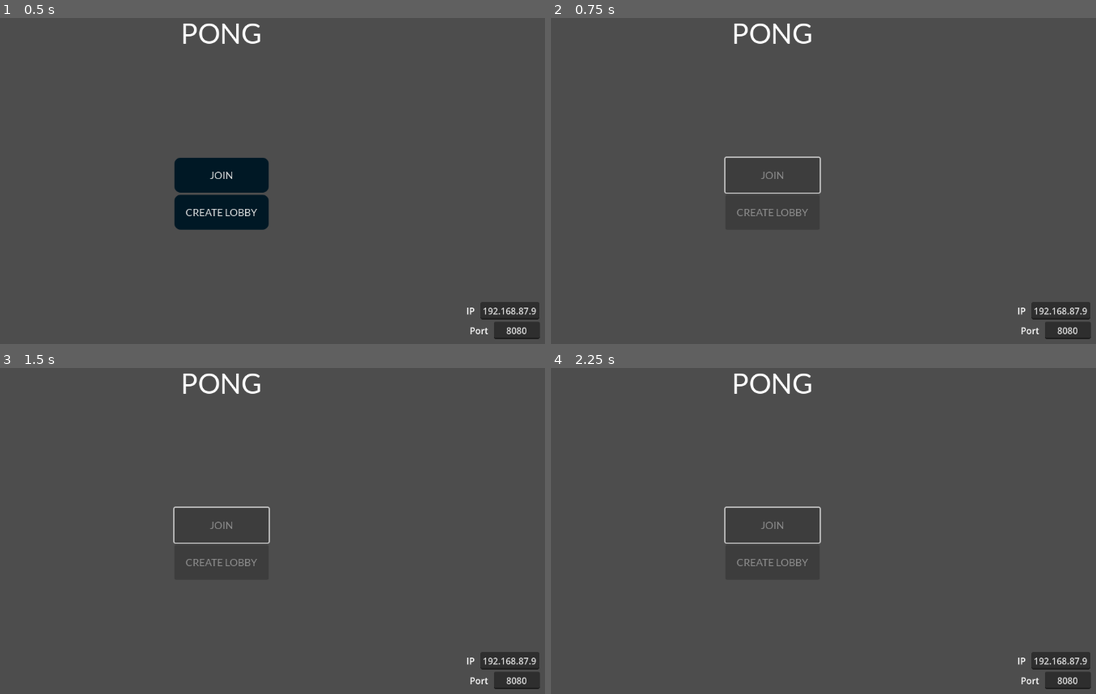
Above: before the commit, frames 1-4 (two rows, left to right).
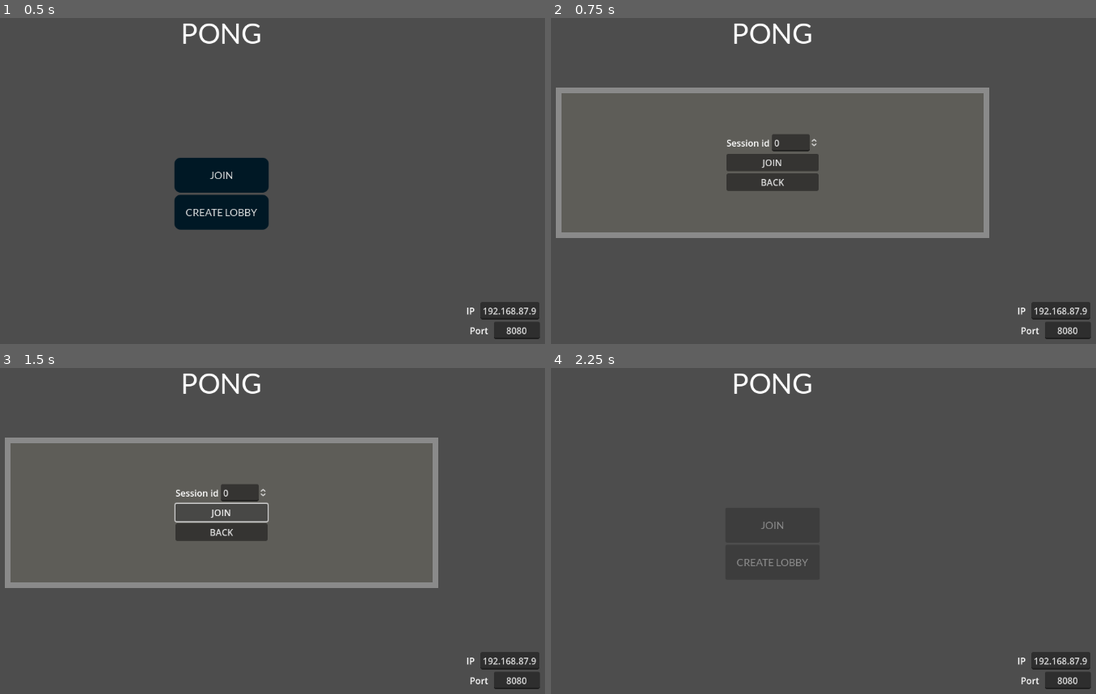
Above: after the commit, the same moments.

Repository: jegor377/pong
Game: Godot game, scene res://menu.tscn
The game is run twice, just before and just after one commit, with the same random seed, the same clock (stepped at 60 frames per second) and the same inputs.
Inputs (mouse positions are in pixels of both pictures, inside the frame that each line leads up to):
- Up to frame 1 (0.5 s): no input
- Up to frame 2 (0.75 s): click "JOIN" at 0.5 s
- Up to frame 3 (1.5 s): click (223, 511) at 1.25 s, where only the run after the commit has a clickable "JOIN"
- Up to frame 4 (2.25 s): click (774, 531) at 2 s, where only the run after the commit has a clickable "BACK"

Frame 1 is identical in both runs. In frame 2, 6.5% of the frame differs, in the area x 0-81%, y 21-68%; in frame 3, 6.5%; in frame 4, 0.2%.

Commit message:
Add new networking commands related to session. Implement error messages and joining to session.

Diff:
--- a/menu.gd
+++ b/menu.gd
@@ -14,12 +14,16 @@
 	Networking.connect("connected", _on_connected)
 	Networking.connect("not_connected", _on_not_connected)
 	Networking.connect("assigned_to_session", _on_assigned_to_session)
+	Networking.connect("could_not_create_session", _on_could_not_create_session)
+	Networking.connect("could_not_assign_to_session", _on_could_not_assign_to_session)
 
 
 func _on_connect_pressed():
-	set_btns_disabled(true)
 	action = "join"
-	Networking.connect_to_server()
+	if not Networking.is_connected_to_server():
+		set_btns_disabled(true)
+		Networking.connect_to_server()
+	%JoinMenu.visible = true
 
 
 func _on_host_pressed():
@@ -62,3 +66,22 @@
 
 func _on_assigned_to_session() -> void:
 	get_tree().change_scene_to_packed(lobby_scene)
+
+func _on_could_not_create_session() -> void:
+	%ErrorMsg.text = "Could not create session"
+	%Errors.visible = true
+
+func _on_back_btn_pressed():
+	%JoinMenu.visible = false
+
+func _on_join_btn_pressed():
+	print("Connecting to session with id: ", %SessionId.value)
+	Networking.join_session(%SessionId.value)
+
+func _on_could_not_assign_to_session(session_id: int) -> void:
+	%ErrorMsg.text = "Could not assign to session with id: " + str(session_id)
+	%Errors.visible = true
+
+
+func _on_close_error_msg_pressed():
+	%Errors.visible = false
--- a/menu.tscn
+++ b/menu.tscn
@@ -19,8 +19,9 @@
 script = ExtResource("1_ljfwh")
 lobby_scene = ExtResource("2_srbdk")
 
-[node name="VBoxContainer" type="VBoxContainer" parent="."]
-layout_mode = 1
+[node name="Menu" type="CanvasLayer" parent="."]
+
+[node name="VBoxContainer" type="VBoxContainer" parent="Menu"]
 anchors_preset = 15
 anchor_right = 1.0
 anchor_bottom = 1.0
@@ -29,51 +30,51 @@
 theme_override_constants/separation = 100
 alignment = 1
 
-[node name="Label" type="Label" parent="VBoxContainer"]
+[node name="Label" type="Label" parent="Menu/VBoxContainer"]
 layout_mode = 2
 size_flags_vertical = 6
 text = "PONG"
 label_settings = SubResource("LabelSettings_eewyh")
 horizontal_alignment = 1
 
-[node name="CenterContainer" type="CenterContainer" parent="VBoxContainer"]
+[node name="CenterContainer" type="CenterContainer" parent="Menu/VBoxContainer"]
 layout_mode = 2
 size_flags_vertical = 3
 
-[node name="VBoxContainer" type="VBoxContainer" parent="VBoxContainer/CenterContainer"]
-layout_mode = 2
-
-[node name="Join" type="Button" parent="VBoxContainer/CenterContainer/VBoxContainer"]
+[node name="VBoxContainer" type="VBoxContainer" parent="Menu/VBoxContainer/CenterContainer"]
+layout_mode = 2
+
+[node name="Join" type="Button" parent="Menu/VBoxContainer/CenterContainer/VBoxContainer"]
 unique_name_in_owner = true
 layout_mode = 2
 theme = ExtResource("1_etwdu")
 text = "JOIN"
 
-[node name="Host" type="Button" parent="VBoxContainer/CenterContainer/VBoxContainer"]
+[node name="Host" type="Button" parent="Menu/VBoxContainer/CenterContainer/VBoxContainer"]
 unique_name_in_owner = true
 layout_mode = 2
 theme = ExtResource("1_etwdu")
 text = "CREATE LOBBY"
 
-[node name="MarginContainer" type="MarginContainer" parent="VBoxContainer"]
+[node name="MarginContainer" type="MarginContainer" parent="Menu/VBoxContainer"]
 layout_mode = 2
 theme_override_constants/margin_right = 10
 theme_override_constants/margin_bottom = 10
 
-[node name="VBoxContainer" type="VBoxContainer" parent="VBoxContainer/MarginContainer"]
-layout_mode = 2
-
-[node name="HBoxContainer" type="HBoxContainer" parent="VBoxContainer/MarginContainer/VBoxContainer"]
+[node name="VBoxContainer" type="VBoxContainer" parent="Menu/VBoxContainer/MarginContainer"]
+layout_mode = 2
+
+[node name="HBoxContainer" type="HBoxContainer" parent="Menu/VBoxContainer/MarginContainer/VBoxContainer"]
 layout_mode = 2
 size_flags_vertical = 10
 theme_override_constants/separation = 10
 alignment = 2
 
-[node name="Label" type="Label" parent="VBoxContainer/MarginContainer/VBoxContainer/HBoxContainer"]
+[node name="Label" type="Label" parent="Menu/VBoxContainer/MarginContainer/VBoxContainer/HBoxContainer"]
 layout_mode = 2
 text = "IP"
 
-[node name="IPEdit" type="LineEdit" parent="VBoxContainer/MarginContainer/VBoxContainer/HBoxContainer"]
+[node name="IPEdit" type="LineEdit" parent="Menu/VBoxContainer/MarginContainer/VBoxContainer/HBoxContainer"]
 unique_name_in_owner = true
 layout_mode = 2
 theme_override_constants/minimum_character_width = 5
@@ -81,24 +82,126 @@
 alignment = 1
 expand_to_text_length = true
 
-[node name="HBoxContainer2" type="HBoxContainer" parent="VBoxContainer/MarginContainer/VBoxContainer"]
+[node name="HBoxContainer2" type="HBoxContainer" parent="Menu/VBoxContainer/MarginContainer/VBoxContainer"]
 layout_mode = 2
 size_flags_vertical = 10
 theme_override_constants/separation = 10
 alignment = 2
 
-[node name="Label" type="Label" parent="VBoxContainer/MarginContainer/VBoxContainer/HBoxContainer2"]
+[node name="Label" type="Label" parent="Menu/VBoxContainer/MarginContainer/VBoxContainer/HBoxContainer2"]
 layout_mode = 2
 text = "Port"
 
-[node name="PortEdit" type="LineEdit" parent="VBoxContainer/MarginContainer/VBoxContainer/HBoxContainer2"]
+[node name="PortEdit" type="LineEdit" parent="Menu/VBoxContainer/MarginContainer/VBoxContainer/HBoxContainer2"]
 unique_name_in_owner = true
 layout_mode = 2
 theme_override_constants/minimum_character_width = 5
 text = "8080"
 alignment = 1
 
-[connection signal="pressed" from="VBoxContainer/CenterContainer/VBoxContainer/Join" to="." method="_on_connect_pressed"]
-[connection signal="pressed" from="VBoxContainer/CenterContainer/VBoxContainer/Host" to="." method="_on_host_pressed"]
-[connection signal="text_changed" from="VBoxContainer/MarginContainer/VBoxContainer/HBoxContainer/IPEdit" to="." method="_on_ip_edit_text_changed"]
-[connection signal="text_changed" from="VBoxContainer/MarginContainer/VBoxContainer/HBoxContainer2/PortEdit" to="." method="_on_port_edit_text_changed"]
+[node name="JoinMenu" type="CanvasLayer" parent="."]
+unique_name_in_owner = true
+layer = 2
+visible = false
+
+[node name="MarginContainer2" type="MarginContainer" parent="JoinMenu"]
+anchors_preset = 15
+anchor_right = 1.0
+anchor_bottom = 1.0
+grow_horizontal = 2
+grow_vertical = 2
+theme_override_constants/margin_left = 190
+theme_override_constants/margin_top = 190
+theme_override_constants/margin_right = 190
+theme_override_constants/margin_bottom = 190
+
+[node name="ColorRect" type="ColorRect" parent="JoinMenu/MarginContainer2"]
+layout_mode = 2
+color = Color(0.541176, 0.541176, 0.541176, 1)
+
+[node name="MarginContainer" type="MarginContainer" parent="JoinMenu"]
+anchors_preset = 15
+anchor_right = 1.0
+anchor_bottom = 1.0
+grow_horizontal = 2
+grow_vertical = 2
+theme_override_constants/margin_left = 200
+theme_override_constants/margin_top = 200
+theme_override_constants/margin_right = 200
+theme_override_constants/margin_bottom = 200
+
+[node name="ColorRect" type="ColorRect" parent="JoinMenu/MarginContainer"]
+layout_mode = 2
+color = Color(0.368627, 0.364706, 0.345098, 1)
+
+[node name="VBoxContainer" type="VBoxContainer" parent="JoinMenu/MarginContainer"]
+layout_mode = 2
+size_flags_horizontal = 4
+alignment = 1
+
+[node name="HBoxContainer" type="HBoxContainer" parent="JoinMenu/MarginContainer/VBoxContainer"]
+layout_mode = 2
+
+[node name="Label" type="Label" parent="JoinMenu/MarginContainer/VBoxContainer/HBoxContainer"]
+layout_mode = 2
+text = "Session id"
+
+[node name="SessionId" type="SpinBox" parent="JoinMenu/MarginContainer/VBoxContainer/HBoxContainer"]
+unique_name_in_owner = true
+layout_mode = 2
+max_value = 65535.0
+
+[node name="JoinBtn" type="Button" parent="JoinMenu/MarginContainer/VBoxContainer"]
+layout_mode = 2
+text = "JOIN"
+
+[node name="BackBtn" type="Button" parent="JoinMenu/MarginContainer/VBoxContainer"]
+layout_mode = 2
+text = "BACK"
+
+[node name="Errors" type="CanvasLayer" parent="."]
+unique_name_in_owner = true
+layer = 3
+visible = false
+
+[node name="MarginContainer" type="MarginContainer" parent="Errors"]
+anchors_preset = 15
+anchor_right = 1.0
+anchor_bottom = 1.0
+grow_horizontal = 2
+grow_vertical = 2
+theme_override_constants/margin_left = 250
+theme_override_constants/margin_top = 250
+theme_override_constants/margin_right = 250
+theme_override_constants/margin_bottom = 250
+
+[node name="ColorRect" type="ColorRect" parent="Errors/MarginContainer"]
+layout_mode = 2
+color = Color(0.372549, 0.101961, 0.0745098, 1)
+
+[node name="VBoxContainer" type="VBoxContainer" parent="Errors"]
+anchors_preset = 13
+anchor_left = 0.5
+anchor_right = 0.5
+anchor_bottom = 1.0
+offset_left = -29.0
+offset_right = 29.0
+grow_horizontal = 2
+grow_vertical = 2
+alignment = 1
+
+[node name="ErrorMsg" type="Label" parent="Errors/VBoxContainer"]
+unique_name_in_owner = true
+layout_mode = 2
+
+[node name="CloseErrorMsg" type="Button" parent="Errors/VBoxContainer"]
+layout_mode = 2
+text = "CLOSE"
+
+[connection signal="pressed" from="Menu/VBoxContainer/CenterContainer/VBoxContainer/Join" to="." method="_on_connect_pressed"]
+[connection signal="pressed" from="Menu/VBoxContainer/CenterContainer/VBoxContainer/Host" to="." method="_on_host_pressed"]
+[connection signal="text_changed" from="Menu/VBoxContainer/MarginContainer/VBoxContainer/HBoxContainer/IPEdit" to="." method="_on_ip_edit_text_changed"]
+[connection signal="text_changed" from="Menu/VBoxContainer/MarginContainer/VBoxContainer/HBoxContainer2/PortEdit" to="." method="_on_port_edit_text_changed"]
+[connection signal="pressed" from="JoinMenu/MarginContainer/VBoxContainer/JoinBtn" to="." method="_on_join_btn_pressed"]
+[connection signal="pressed" from="JoinMenu/MarginContainer/VBoxContainer/BackBtn" to="." method="_on_back_btn_pressed"]
+[connection signal="pressed" from="Errors/VBoxContainer/CloseErrorMsg" to="." method="_on_close_error_msg_pressed"]
--- a/networking.gd
+++ b/networking.gd
@@ -3,6 +3,9 @@
 signal connected()
 signal not_connected()
 signal assigned_to_session()
+signal could_not_create_session()
+signal set_ready(client_id, ready)
+signal could_not_assign_to_session(session_id)
 signal disconnected()
 
 var ip: String
@@ -11,6 +14,9 @@
 var main_id: int
 var secondary_id: int
 var current_id: int = -1
+
+var main_ready := false
+var secondary_ready := false
 
 var session_id: int = -1
 var session_role: int = ClientType.NONE
@@ -35,6 +41,7 @@
 	ASSIGNED_TO_SESSION = 5,
 	COULD_NOT_MAKE_SESSION = 6,
 	SET_READY = 7,
+	CONNECT_TO_SESSION = 8,
 	COULD_NOT_ASSIGN_TO_SESSION = 9,
 	SESSION_DISCONNECT_STATUS = 11,
 	GAME_STARTED = 13,
@@ -206,6 +213,12 @@
 	data.encode_u16(0, current_id)
 	return create_packet(PacketType.CREATE_SESSION, data)
 
+func create_join_session_packet(_session_id) -> PackedByteArray:
+	var data := PackedByteArray([0, 0, 0, 0])
+	data.encode_u16(0, current_id)
+	data.encode_u16(2, _session_id)
+	return create_packet(PacketType.CONNECT_TO_SESSION, data)
+
 func connect_to_server() -> void:
 	client.connect_to_host(ip, int(port))
 	var connect_packet := create_connect_packet()
@@ -216,18 +229,22 @@
 	client.put_packet(im_alive_packet)
 
 func disconnect_from_server() -> void:
-	if current_id != -1:
-		var disconnect_packet := create_disconnect_packet()
-		client.put_packet(disconnect_packet)
-	else:
-		print("Client not connected")
+	if not check_connected():
+		return
+	var disconnect_packet := create_disconnect_packet()
+	client.put_packet(disconnect_packet)
 
 func create_session() -> void:
-	if current_id != -1:
-		var create_session_packet := create_make_session_packet()
-		client.put_packet(create_session_packet)
-	else:
-		print("Client not connected")
+	if not check_connected():
+		return
+	var create_session_packet := create_make_session_packet()
+	client.put_packet(create_session_packet)
+
+func join_session(_session_id: int) -> void:
+	if not check_connected():
+		return
+	var join_packet := create_join_session_packet(_session_id)
+	client.put_packet(join_packet)
 
 func process_decoded_packet() -> void:
 	match packet_type:
@@ -242,6 +259,7 @@
 			var _session_id := packet_data.decode_u16(0)
 			var _client_id := packet_data.decode_u16(2)
 			var client_type = packet_data.decode_u8(4)
+			print("Assigned client: ", _client_id, " to session: ", _session_id)
 
 			session_role = client_type
 			session_id = _session_id
@@ -254,6 +272,23 @@
 				_:
 					return
 			emit_signal("assigned_to_session")
+		PacketType.COULD_NOT_MAKE_SESSION:
+			emit_signal("could_not_create_session")
+		PacketType.SET_READY:
+			var _session_id := packet_data.decode_u16(0)
+			var _client_id := packet_data.decode_u16(2)
+			var ready = packet_data.decode_u8(4) == 1
+
+			var _client_type := client_type(_client_id)
+			if _client_type == ClientType.MAIN:
+				main_ready = ready
+			elif _client_type == ClientType.SECONDARY:
+				secondary_ready = ready
+
+			emit_signal("set_ready", _client_type, ready)
+		PacketType.COULD_NOT_ASSIGN_TO_SESSION:
+			var _session_id := packet_data.decode_u16(0)
+			emit_signal("could_not_assign_to_session", _session_id)
 		PacketType.DISCONNECTED:
 			pingTimer.stop()
 			current_id = -1
@@ -262,3 +297,19 @@
 
 func alive_timeout() -> void:
 	send_im_alive()
+
+func client_type(client_id) -> ClientType:
+	if client_id == main_id:
+		return ClientType.MAIN
+	elif client_id == secondary_id:
+		return ClientType.SECONDARY
+	return ClientType.NONE
+
+func is_connected_to_server() -> bool:
+	return current_id != -1
+
+func check_connected() -> bool:
+	var connected := is_connected_to_server()
+	if not connected:
+		print("Client not connected")
+	return connected
